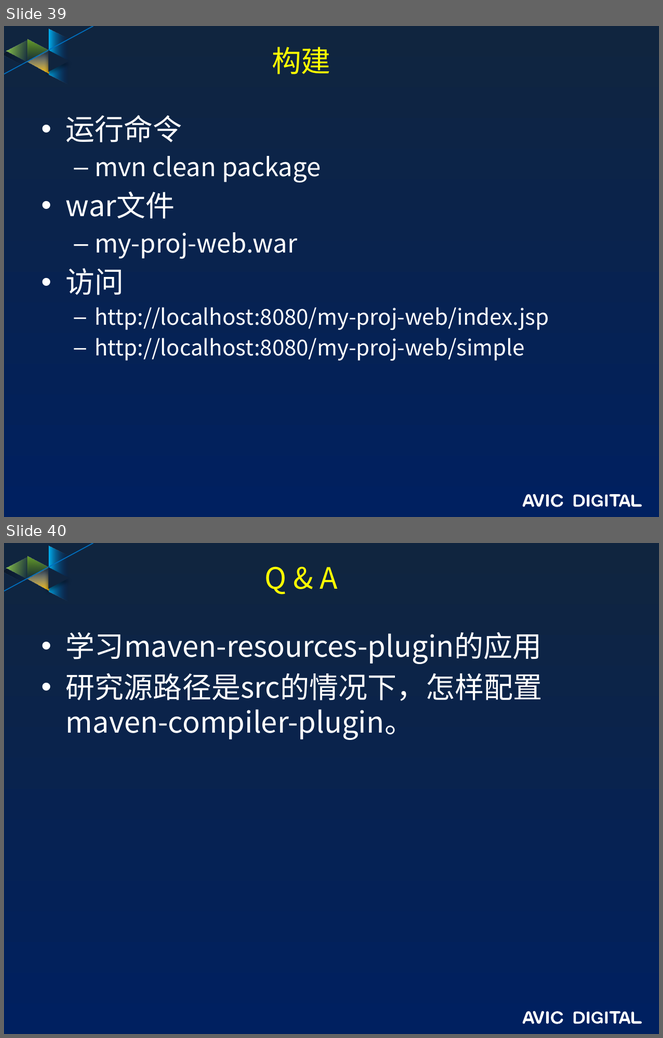
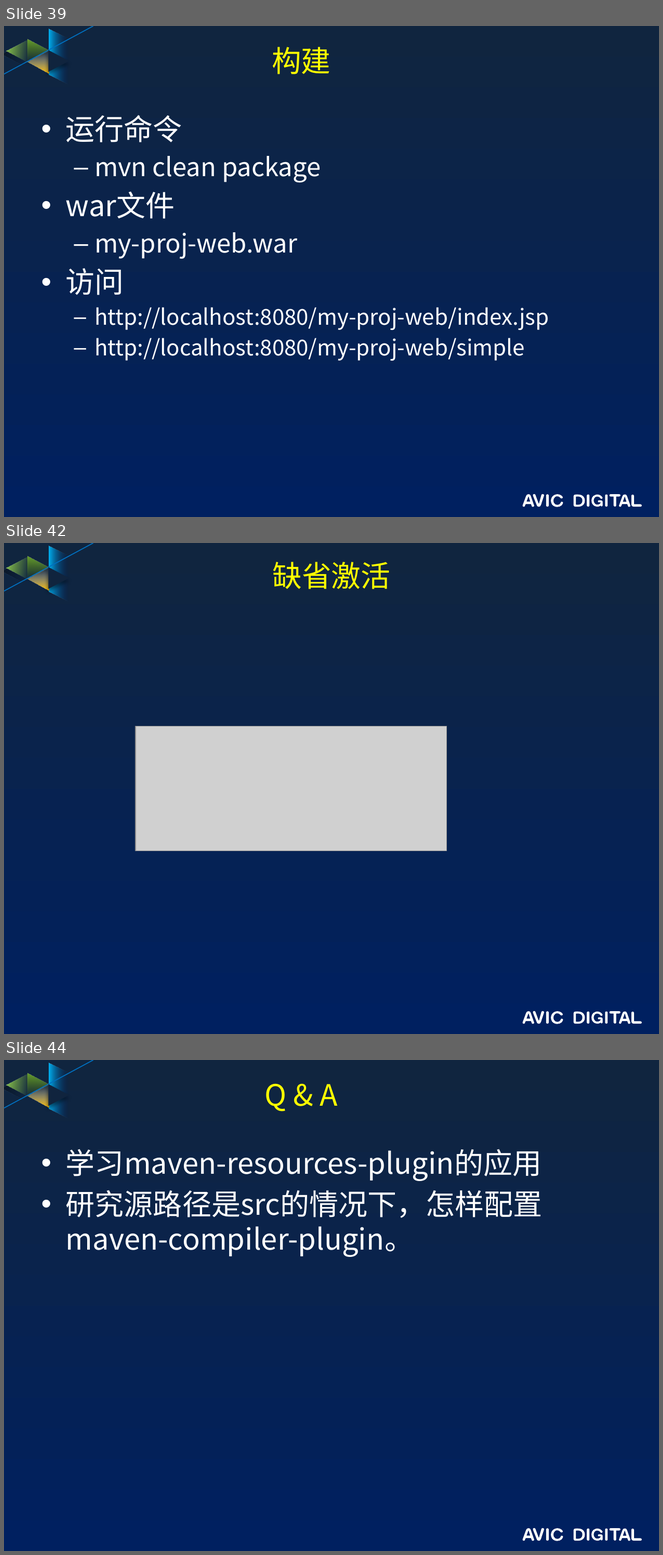
Before and after one commit to guofengzh/java-way, a slide deck: maven/docs/Maven培训文档.pptx. Shown one above the other, each under a label of ours: slides 39 and 40 before the commit, slides 39, 42 and 44 after it; the slides between them are not shown. The pictures are 663x1038 and 663x1555 pixels, drawn with LibreOffice and Linux fonts; fonts in the diff are those of the drawing; grey boxes stand for pictures; background and template pictures are left out. Boxes give left, top, right and bottom in pixels: in the first picture for what was removed or moved away, otherwise in the second. Text is boxed around its words. In the diff, an @@ line names an element or a change of style, - is before the commit and + after.

```diff
--- a/maven/docs/Maven培训文档.pptx
+++ b/maven/docs/Maven培训文档.pptx
@@ slide 42 added at box(4, 543, 659, 1034), background gradient #10253F to #002060; not listed: 17 template elements that a slide beside it also shows @@
@@ title added at box(273, 562, 391, 589), 32.4 pt, text #FFFF00 @@
+缺省激活
@@ picture added at box(136, 727, 447, 851) @@
@@ what was slide 40 is now slide 44 @@
```
Also in this commit, not shown: 1 slide changed, 3 other slides added.
